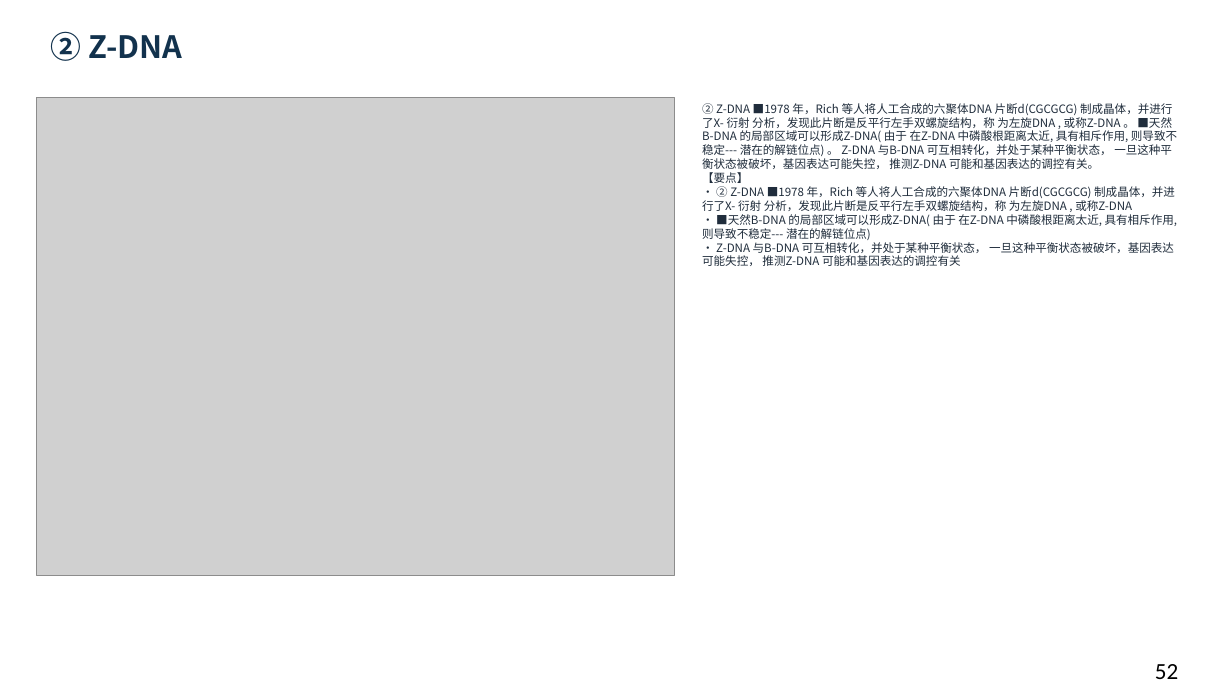
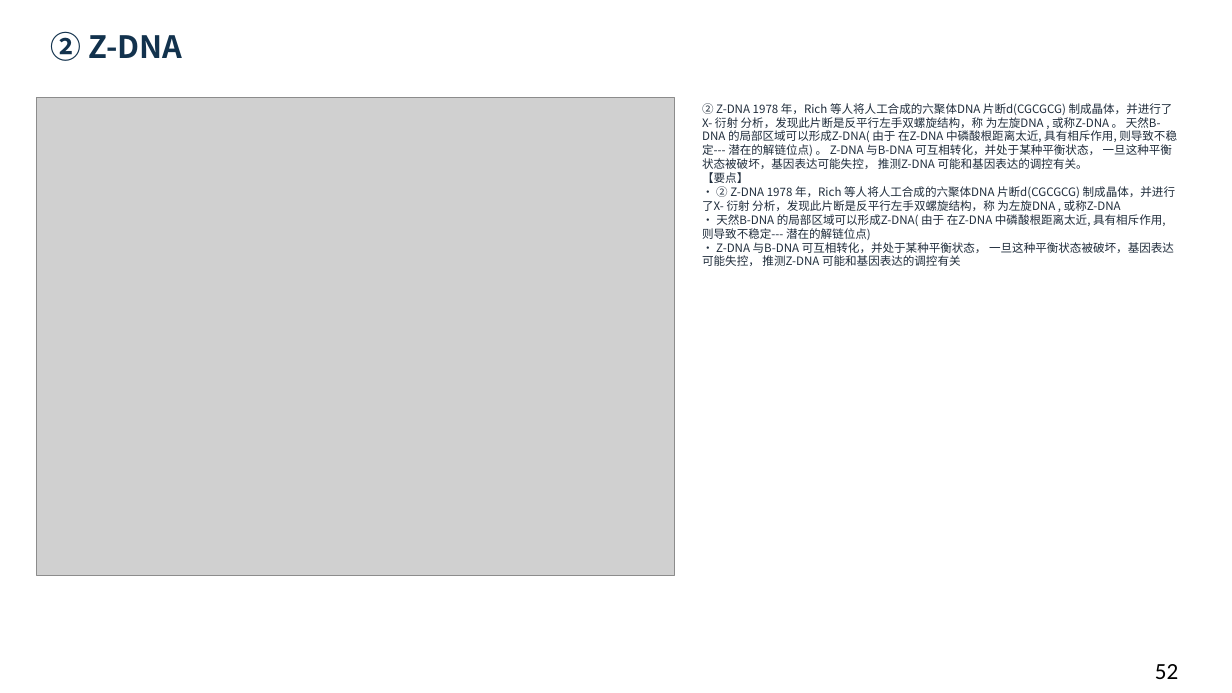
Before and after one commit to newkan-li/Biochemistry, a slide deck: slide 52 of downloads/bc11-ai-style.pptx. Drawn at 1232x693 pixels with LibreOffice and Linux fonts; fonts in the diff are those of the drawing; grey boxes stand for pictures. Boxes give left, top, right and bottom in pixels: in the first picture for what was removed or moved away, otherwise in the second. Text is boxed around its words. In the diff, an @@ line names an element or a change of style, - is before the commit and + after.

Commit message:
bc11真正清除PUA控制符(上版未写入数据),修正碱基结构特征页;版本20261112cdb

```diff
--- a/downloads/bc11-ai-style.pptx
+++ b/downloads/bc11-ai-style.pptx
@@ text at (702, 103, 1177, 266): text changed @@
-② Z-DNA ■1978 年，Rich 等人将人工合成的六聚体DNA 片断d(CGCGCG) 制成晶体，并进行了X- 衍射 分析，发现此片断是反平行左手双螺旋结构，称 为左旋DNA , 或称Z-DNA 。 ■天然B-DNA 的局部区域可以形成Z-DNA( 由于 在Z-DNA 中磷酸根距离太近, 具有相斥作用, 则导致不稳定--- 潜在的解链位点) 。 Z-DNA 与B-DNA 可互相转化，并处于某种平衡状态， 一旦这种平衡状态被破坏，基因表达可能失控， 推测Z-DNA 可能和基因表达的调控有关。
-【要点】
-• ② Z-DNA ■1978 年，Rich 等人将人工合成的六聚体DNA 片断d(CGCGCG) 制成晶体，并进行了X- 衍射 分析，发现此片断是反平行左手双螺旋结构，称 为左旋DNA , 或称Z-DNA
-• ■天然B-DNA 的局部区域可以形成Z-DNA( 由于 在Z-DNA 中磷酸根距离太近, 具有相斥作用, 则导致不稳定--- 潜在的解链位点)
-• Z-DNA 与B-DNA 可互相转化，并处于某种平衡状态， 一旦这种平衡状态被破坏，基因表达可能失控， 推测Z-DNA 可能和基因表达的调控有关
+② Z-DNA 1978 年，Rich 等人将人工合成的六聚体DNA 片断d(CGCGCG) 制成晶体，并进行了X- 衍射 分析，发现此片断是反平行左手双螺旋结构，称 为左旋DNA , 或称Z-DNA 。 天然B-DNA 的局部区域可以形成Z-DNA( 由于 在Z-DNA 中磷酸根距离太近, 具有相斥作用, 则导致不稳定--- 潜在的解链位点) 。 Z-DNA 与B-DNA 可互相转化，并处于某种平衡状态， 一旦这种平衡状态被破坏，基因表达可能失控， 推测Z-DNA 可能和基因表达的调控有关。
+【要点】
+• ② Z-DNA 1978 年，Rich 等人将人工合成的六聚体DNA 片断d(CGCGCG) 制成晶体，并进行了X- 衍射 分析，发现此片断是反平行左手双螺旋结构，称 为左旋DNA , 或称Z-DNA
+• 天然B-DNA 的局部区域可以形成Z-DNA( 由于 在Z-DNA 中磷酸根距离太近, 具有相斥作用, 则导致不稳定--- 潜在的解链位点)
+• Z-DNA 与B-DNA 可互相转化，并处于某种平衡状态， 一旦这种平衡状态被破坏，基因表达可能失控， 推测Z-DNA 可能和基因表达的调控有关
```
Also in this commit, not shown: 49 other slides changed, 6 other files.
